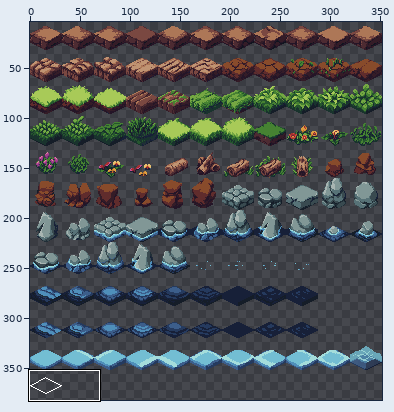
Edited in one commit: sprite sheet (assets/sprites/terrain/tileset.png). The first picture is a wide view before the edit; the outline marks the close-up.
Close-up. Before the edit:
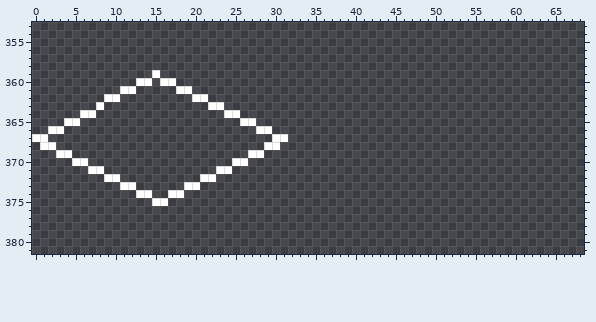
The file is 352x384 pixels. Shown: x 0..68, y 353..381. The wide view leaves out empty margins.
Once edited:
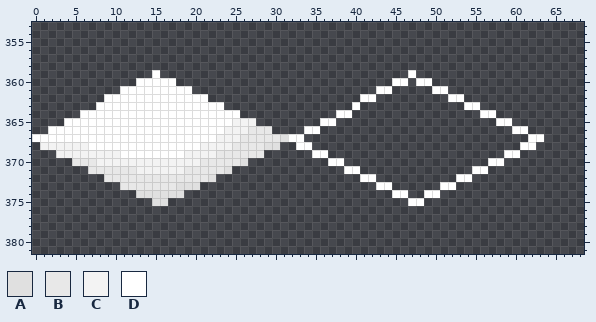
Palette (. is transparent): A #e0e0e0  B #e8e8e8  C #f3f3f3  D #ffffff
Changes in this commit:
@@ x 0..68 @@
 358 .....................................................................
-359 ...............D.....................................................
-360 .............DD.DD...................................................
-361 ...........DD.....DD.................................................
-362 .........DD.........DD...............................................
-363 ........D.............DD.............................................
-364 ......DD................DD...........................................
-365 ....DD....................DD.........................................
-366 ..DD........................DD.......................................
-367 DD............................DD.....................................
-368 .DD..........................DD......................................
-369 ...DD......................DD........................................
-370 .....DD..................DD..........................................
-371 .......DD..............DD............................................
-372 .........DD..........DD..............................................
-373 ...........DD......DD................................................
-374 .............DD..DD..................................................
-375 ...............DD....................................................
+359 ...............D...............................D.....................
+360 .............DDDDD...........................DD.DD...................
+361 ...........DDDDDDDDD.......................DD.....DD.................
+362 .........DDDDDDDDDDDDD...................DD.........DD...............
+363 ........DDDDDDDDDDDDDDDD................D.............DD.............
+364 ......DDDDDDDDDDDDDDDDDDDD............DD................DD...........
+365 ....DDDDDDDDDDDDDDDDDDDDDCCC........DD....................DD.........
+366 ..DDDDDDDDDDDDDDDDDDDDDDCCCBBB....DD........................DD.......
+367 DDDDDDDDDDDDDDDDDDDDDDDCCCBBBBBADD............................DD.....
+368 .CCCCCCDDDDDDDDDDDDDDCCCCBBBBAA..DD..........................DD......
+369 ...CCCCCCCCDDDDDDDDCCCCBBBBBB......DD......................DD........
+370 .....BBBCCCCCCCCCCCCCBBBBBA..........DD..................DD..........
+371 .......BBBBBBCCCCCCBBBBBA..............DD..............DD............
+372 .........BBBBBBBBBBBBBA..................DD..........DD..............
+373 ...........BBBBBBBAAA......................DD......DD................
+374 .............AAAAAA..........................DD..DD..................
+375 ...............AA..............................DD....................
 376 .....................................................................
Changed places in both close-ups, as pixel boxes (x1, y1, x2, y2):
changed: (40, 70, 544, 206)
